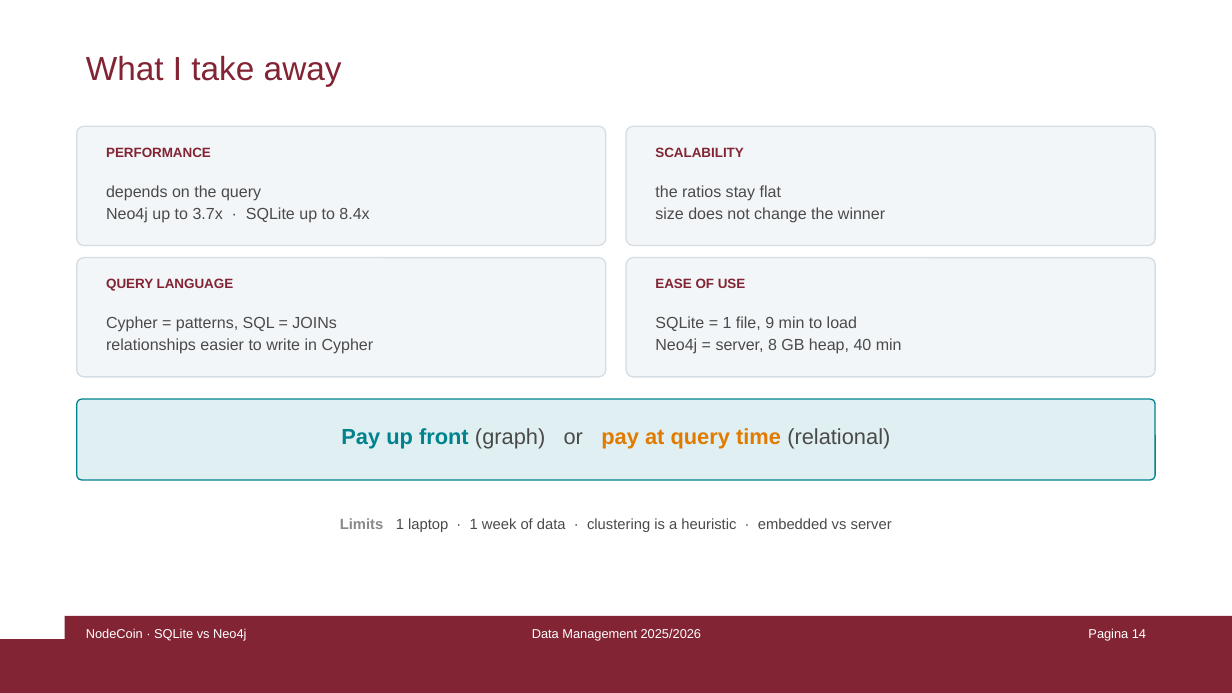
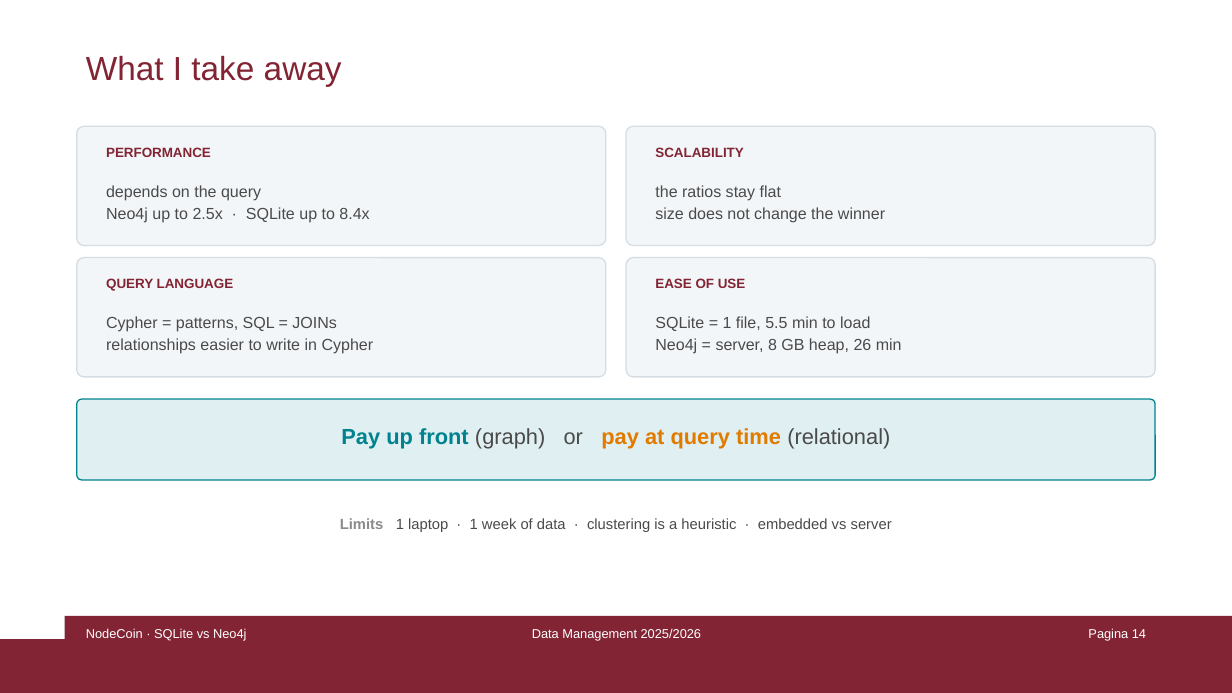
Before and after one commit to damspada/graph-relational-bitcoin-analyzer-project, a slide deck: slide 14 of presentation/NodeCoin - Damiano Spadaccini.pptx. Drawn at 1232x693 pixels with LibreOffice and Linux fonts; fonts in the diff are those of the drawing. Boxes give left, top, right and bottom in pixels: in the first picture for what was removed or moved away, otherwise in the second. Text is boxed around its words. In the diff, an @@ line names an element or a change of style, - is before the commit and + after.

```diff
--- a/presentation/NodeCoin - Damiano Spadaccini.pptx
+++ b/presentation/NodeCoin - Damiano Spadaccini.pptx
@@ text at (x1=106, y1=207, x2=369, y2=223): text changed @@
-Neo4j up to 3.7x · SQLite up to 8.4x
+Neo4j up to 2.5x · SQLite up to 8.4x
@@ text at (x1=655, y1=316, x2=902, y2=354): text changed @@
-SQLite = 1 file, 9 min to load
-Neo4j = server, 8 GB heap, 40 min
+SQLite = 1 file, 5.5 min to load
+Neo4j = server, 8 GB heap, 26 min
```
Also in this commit, not shown: 9 other slides changed, 27 other files.
